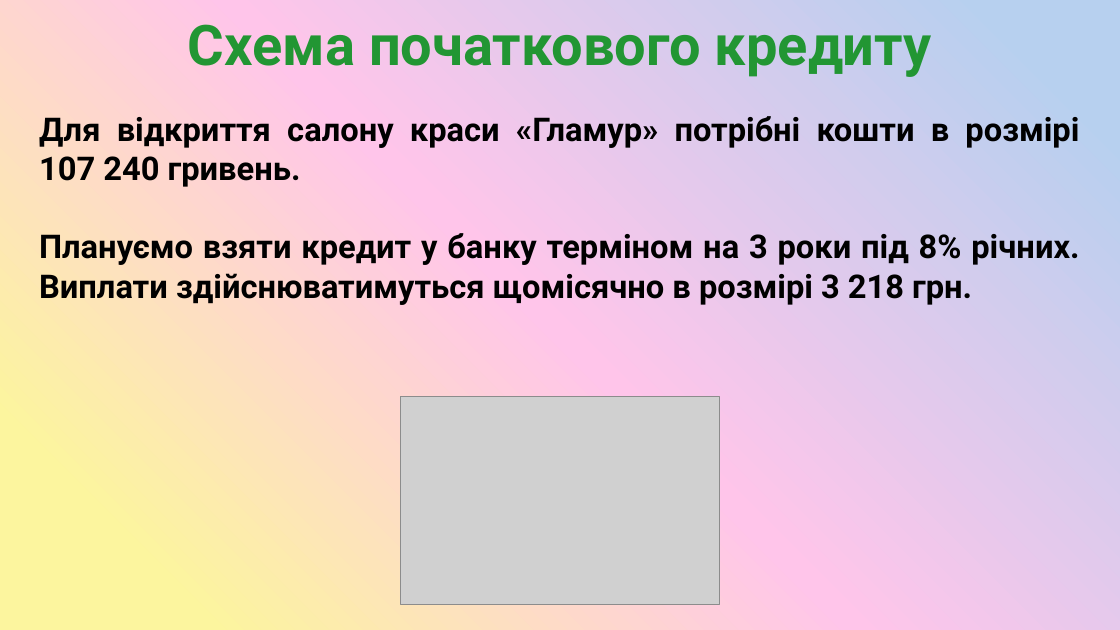
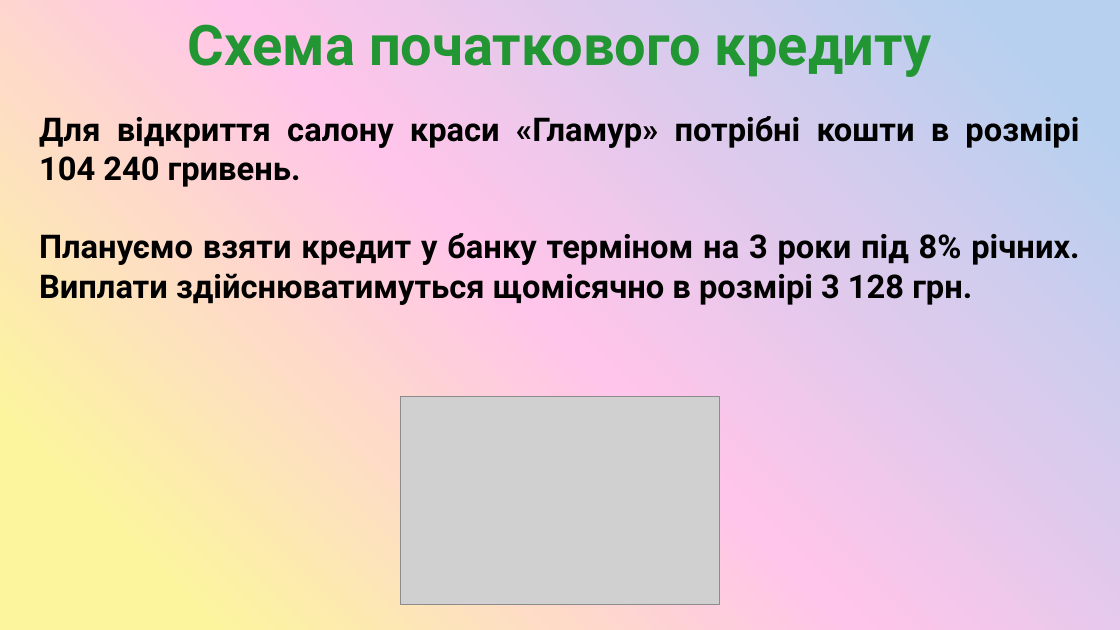
Before and after one commit to SashaGaran/Katya_diplomna, a slide deck: slide 12 of diplomna.pptx. Drawn at 1120x630 pixels with LibreOffice and Linux fonts; fonts in the diff are those of the drawing; grey boxes stand for pictures. Boxes give left, top, right and bottom in pixels: in the first picture for what was removed or moved away, otherwise in the second. Text is boxed around its words. In the diff, an @@ line names an element or a change of style, - is before the commit and + after.

```diff
--- a/diplomna.pptx
+++ b/diplomna.pptx
@@ text at (39,116,1079,305): text changed @@
-Для відкриття салону краси «Гламур» потрібні кошти в розмірі 107 240 гривень.
-Плануємо взяти кредит у банку терміном на 3 роки під 8% річних. Виплати здійснюватимуться щомісячно в розмірі 3 218 грн.
+Для відкриття салону краси «Гламур» потрібні кошти в розмірі 104 240 гривень.
+Плануємо взяти кредит у банку терміном на 3 роки під 8% річних. Виплати здійснюватимуться щомісячно в розмірі 3 128 грн.
```
Also in this commit, not shown: 4 other slides changed.
